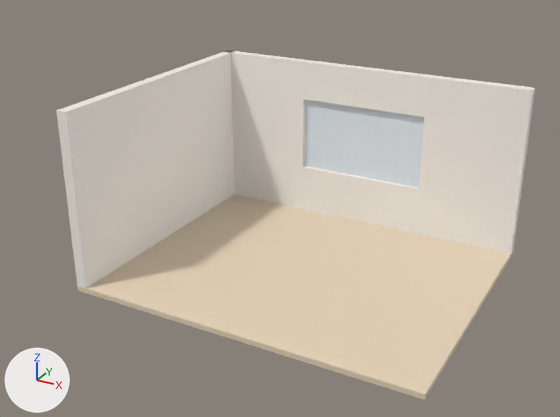
A saved change to the glTF model apps/web/public/themes/cozy-studio/models/room.glb.
Before and after are seen from a 50 mm camera at (13.94, -21.76, 10.55) aimed at (3.23, -2.29, 0.82). The lights are fixed; the arrows at lower left show +X, +Y and +Z. Where no turn or scale is listed for an object, it has been applied to the vertices.

In view in the first picture: 'geometry_0', 'geometry_1', 'geometry_2', 'geometry_3', 'geometry_4', 'geometry_5', 'geometry_6'.
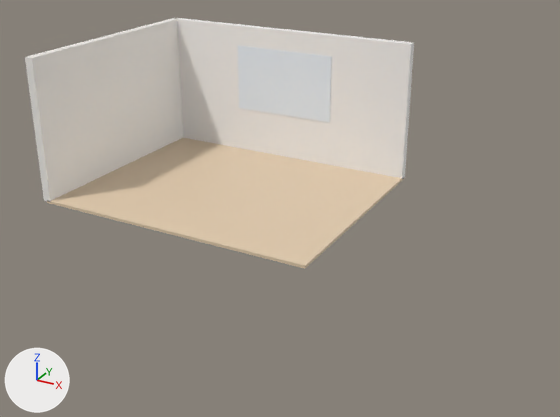
The edits, one by one:
me_geometry_0 has 8 vertices, 12 faces and spans x 0.0..10.0, y -8.0..0.0, z -0.15..0.0.
me_geometry_0 is used by ob_geometry_0; location (0.0, 0.0, 0.0).
me_geometry_0 part 1: the whole mesh is scaled about its middle by (1, 1, 0.667), then moved by (-5.0, 4.0, 0.08).
me_geometry_1 has 8 vertices, 12 faces and spans x 0.0..3.0, y -0.3..0.0, z 0.0..5.0.
me_geometry_1 is used by ob_geometry_1; location (0.0, 0.0, 0.0).
me_geometry_1 part 2: the whole mesh is scaled about its middle by (3.33, 1, 1), then moved by (-1.5, 4.15, 0.0).
me_geometry_2 has 8 vertices, 12 faces and spans x 7.0..10.0, y -0.3..0.0, z 0.0..5.0.
me_geometry_2 is used by ob_geometry_2; location (0.0, 0.0, 0.0).
me_geometry_2 part 3: the whole mesh is scaled about its middle by (0.1, 26.7, 1), then moved by (-13.5, 0.15, 0.0).
me_geometry_3 has 8 vertices, 12 faces and spans x 3.0..7.0, y -0.3..0.0, z 0.0..1.5.
me_geometry_3 is used by ob_geometry_3; location (0.0, 0.0, 0.0).
me_geometry_3 part 4: the whole mesh is scaled about its middle by (1, 0.5, 1.67), then moved by (-5.0, 4.05, 2.25).
Object 'geometry_4' (ob_geometry_4) is deleted.
Object 'geometry_5' (ob_geometry_5) is deleted.
Object 'geometry_6' (ob_geometry_6) is deleted.

Pixel boxes (x1, y1, x2, y2) of what changed, in the pictures (560 x 417 px):
'geometry_0', mesh rescaled (18% narrower, 36% shorter): before (77, 194, 513, 400); after (47, 138, 404, 269)
'geometry_2', mesh rescaled (31% wider): before (415, 75, 535, 254); after (25, 18, 183, 202)
'geometry_1', mesh rescaled (188% wider): before (225, 50, 307, 208); after (176, 18, 414, 179)
'geometry_6', deleted: before (56, 50, 235, 288)
'geometry_3', mesh rescaled (19% narrower, 16% taller): before (302, 166, 419, 233); after (238, 45, 332, 123)
'geometry_5', deleted: before (305, 100, 424, 188)
'geometry_4', deleted: before (304, 60, 430, 117)
